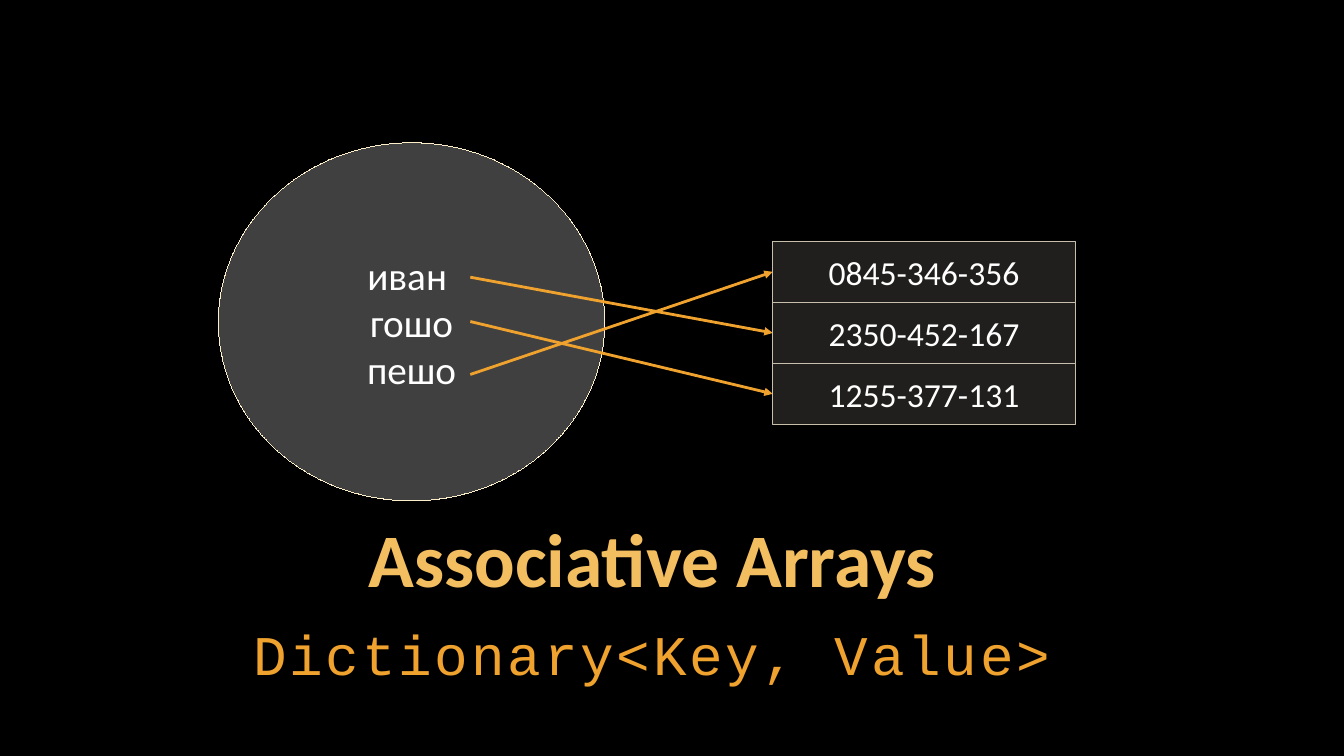
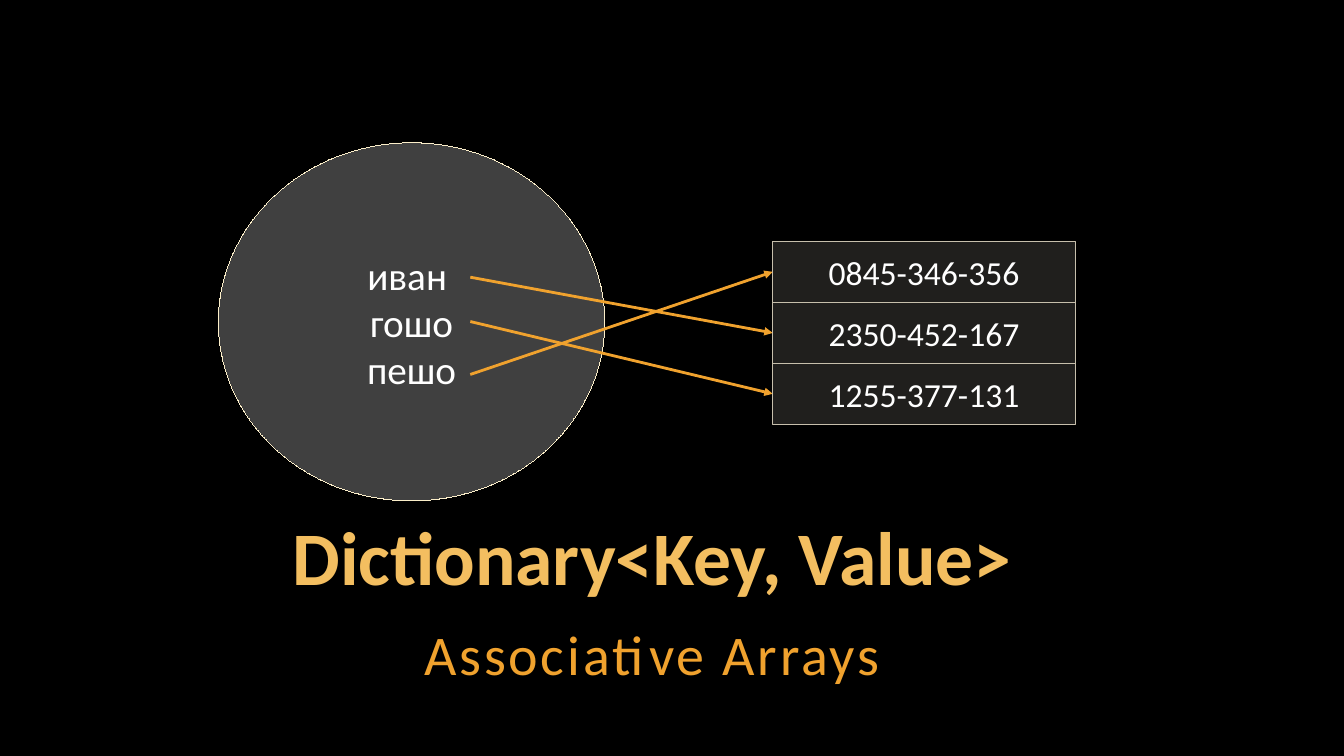
Before and after one commit to GoldenR1618/SoftUni-Exercises-and-Exams, a slide deck: slide 26 of 05.C#_Advanced/02.SETS_AND_DICTIONARIES/02. CSharp-Advanced-Sets-And-Dictionaries.pptx (slide 10 before the commit). Drawn at 1344x756 pixels with LibreOffice and Linux fonts; fonts in the diff are those of the drawing; background and template pictures are left out. Boxes give left, top, right and bottom in pixels: in the first picture for what was removed or moved away, otherwise in the second. Text is boxed around its words. In the diff, an @@ line names an element or a change of style, - is before the commit and + after.

```diff
--- a/05.C#_Advanced/02.SETS_AND_DICTIONARIES/02. CSharp-Advanced-Sets-And-Dictionaries.pptx
+++ b/05.C#_Advanced/02.SETS_AND_DICTIONARIES/02. CSharp-Advanced-Sets-And-Dictionaries.pptx
@@ title at <box>293,532,1012,597</box>: text changed @@
-Associative Arrays
+Dictionary<Key, Value>
@@ text at <box>723,639,879,684</box>: text changed; font Courier New to Calibri @@
-Dictionary<Key, Value>
+Associative Arrays
```
Also in this commit, not shown: 5 other slides changed, 20 slides added, 1 other file.
